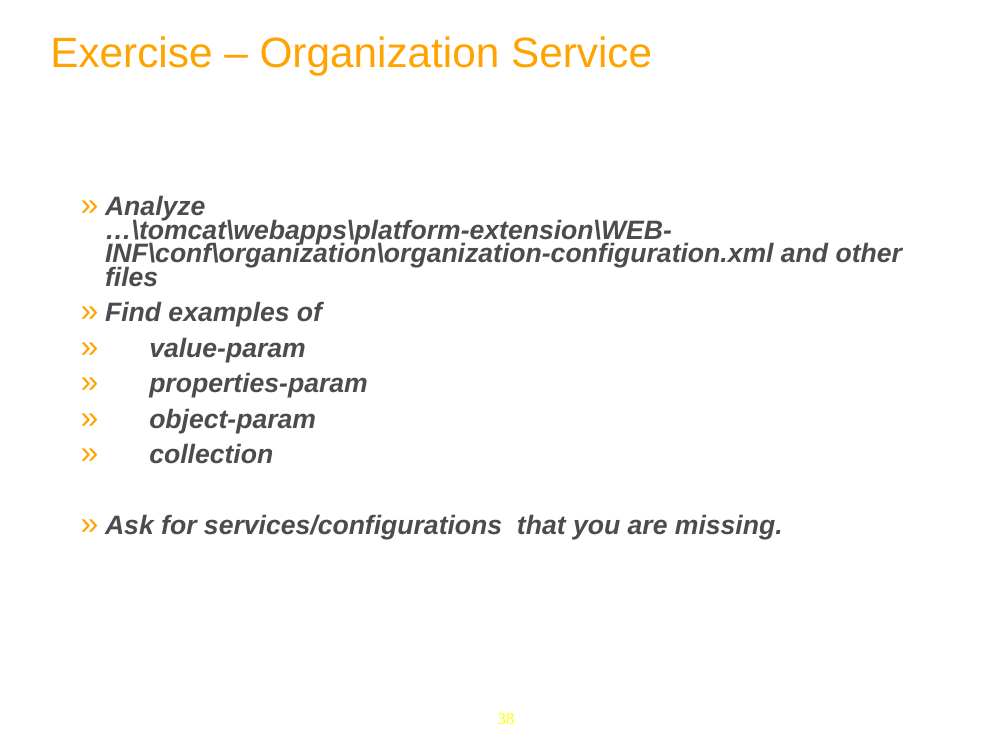
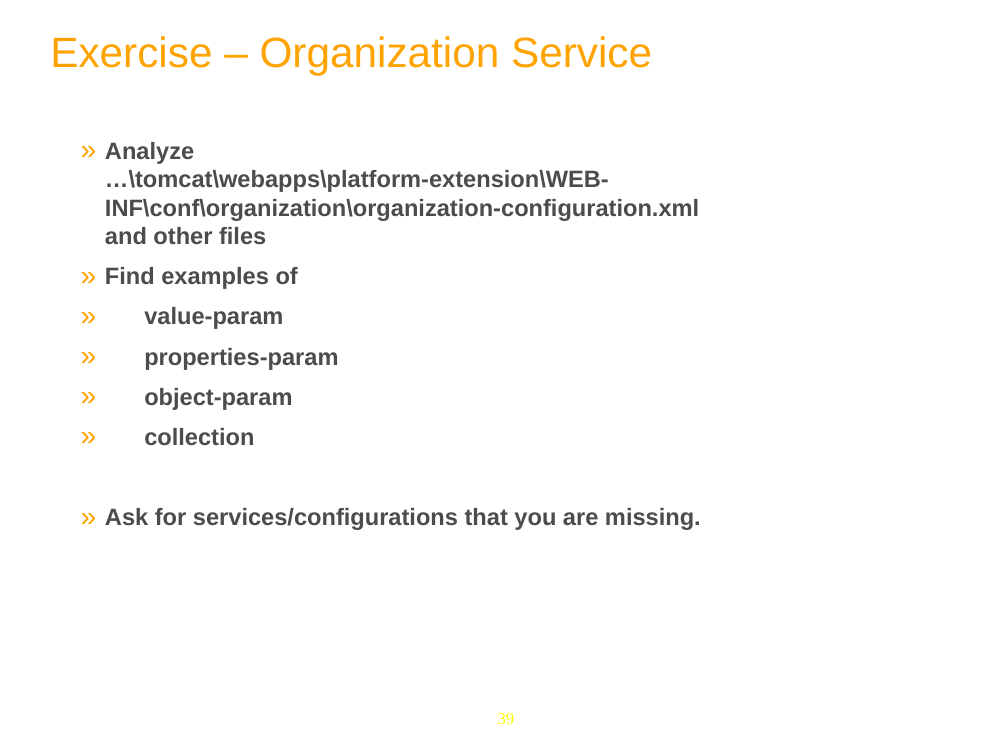
Before and after one commit to anhvurz90/training, a slide deck: slide 39 of exo-developer/230-service-configuration/slides/230-Service-configuration-XDev-en.ppt (slide 38 before the commit). Drawn at 1008x756 pixels with LibreOffice and Linux fonts; fonts in the diff are those of the drawing; background and template pictures are left out. Boxes give left, top, right and bottom in pixels: in the first picture for what was removed or moved away, otherwise in the second. Text is boxed around its words. In the diff, an @@ line names an element or a change of style, - is before the commit and + after.

```diff
--- a/exo-developer/230-service-configuration/slides/230-Service-configuration-XDev-en.ppt
+++ b/exo-developer/230-service-configuration/slides/230-Service-configuration-XDev-en.ppt
@@ text "Analyze …\tomcat\webapps\platform-extension\WEB-INF\conf\org ..." at bbox=[105, 142, 701, 530]: size 27 to 24 pt, italic off; indent changed; line spacing 0.74 to 1 @@
@@ page number at bbox=[498, 713, 515, 724]: text changed @@
-38
+39
```
Also in this commit, not shown: 7 other slides changed, 1 slide added.
